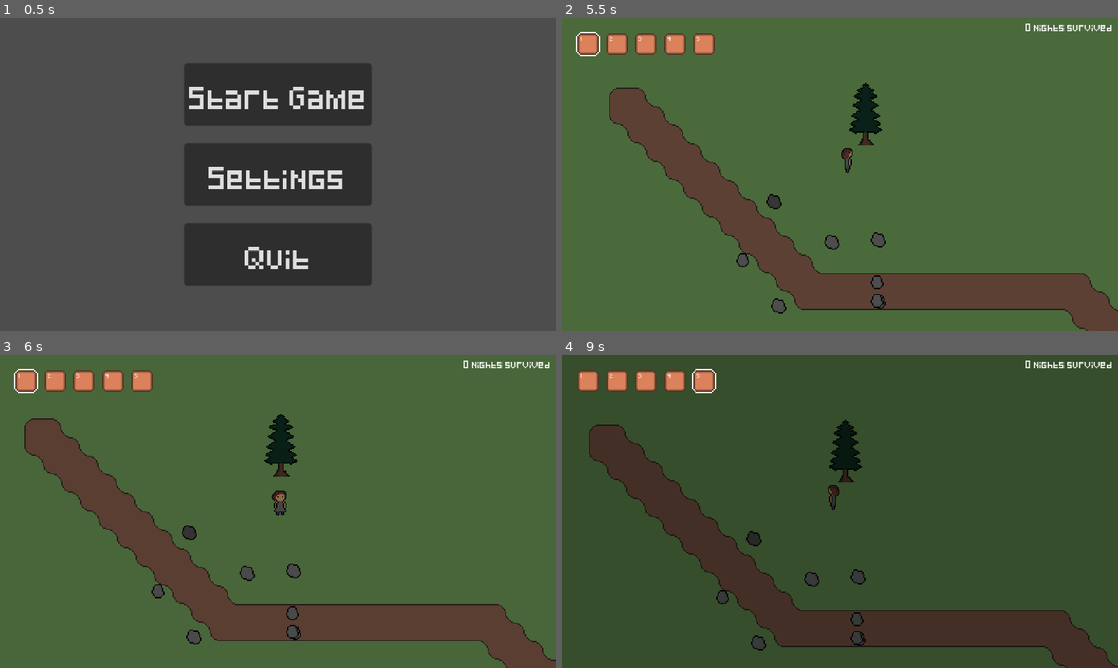
Above: before the commit, frames 1-4 (two rows, left to right).
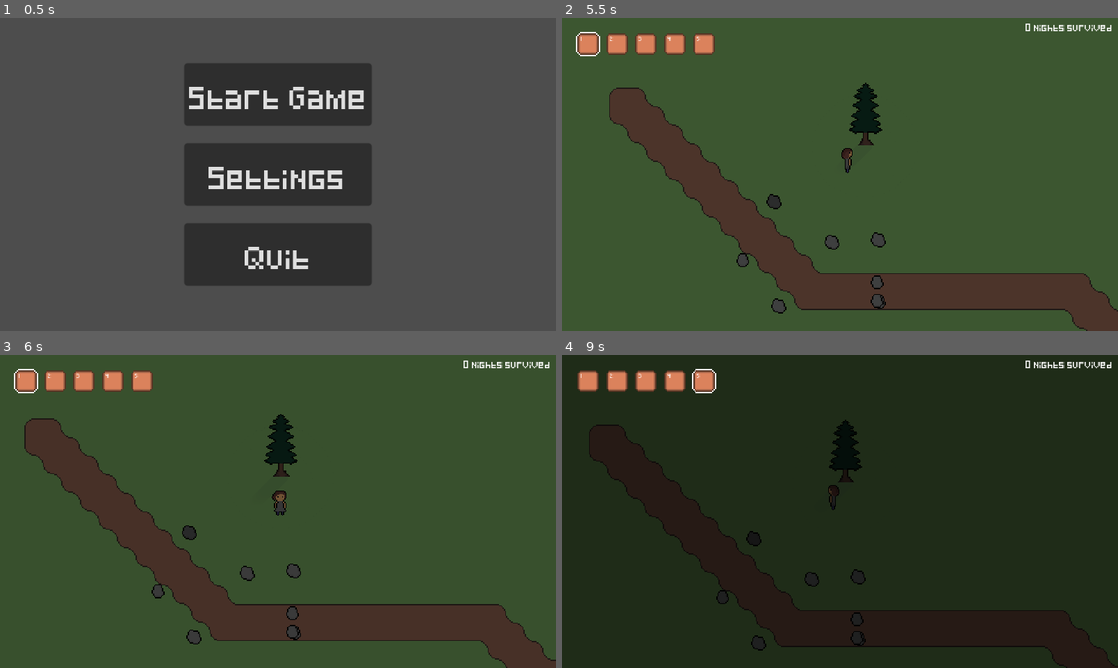
Above: after the commit, the same moments.

Repository: StormLight14/nightfall-mirror
Game: Godot game, scene res://ui/menus/main/main_menu.tscn
Two runs of this game, one before a commit and one after it. Both use one fixed random seed, a clock stepped at 60 frames per second and the inputs below.
Inputs (mouse positions are in pixels of both pictures, inside the frame that each line leads up to):
- Up to frame 1 (0.5 s): no input
- Up to frame 2 (5.5 s): click "Start Game" at 0.5 s; click "1" at 1.25 s; click "2" at 2 s; click "3" at 2.75 s; click "4" at 3.5 s; click "5" at 4.25 s; tap Enter at 5 s; move the mouse to (962, 158) at 5.02 s; hold D (right) from 5.03 s (still down); tap M (turn_night) at 5.1 s
- Up to frame 3 (6 s): move the mouse to (166, 527) at 5.77 s; release D (right) at 5.78 s; hold S (down) from 5.78 s (still down); tap 1 (hotbar1) at 5.85 s
- Up to frame 4 (9 s): tap M (turn_night) every 0.75 s from 6.05 to 8.3 s; move the mouse to (895, 442) at 6.52 s; release S (down) at 6.53 s; hold D (right) 6.53-7.28 s; tap 2 (hotbar2) at 6.6 s; move the mouse to (812, 574) at 7.27 s; hold W (up) 7.28-8.03 s; tap 3 (hotbar3) at 7.35 s; move the mouse to (1006, 558) at 8.02 s; hold A (left) from 8.03 s (still down); tap 4 (hotbar4) at 8.1 s; move the mouse to (673, 464) at 8.77 s; tap 5 (hotbar5) at 8.85 s

Frame 1 is identical in both runs. In frame 2, 0.2% of the frame differs, in the area x 45-64%, y 25-58%; in frame 3, 0.3%; in frame 4, 97%, in the area x 0-100%, y 0-100%.
Error in both runs: Invalid access to property or key '<null>' on a base object of type 'Array'. (res://ui/inventory/inventory_slot.gd:46)

Commit message:
add shadows; disappear at night

Diff:
--- a/globals/Signals.gd
+++ b/globals/Signals.gd
@@ -3,5 +3,8 @@
 signal language_changed
 signal inventory_updated
 signal changed_hotbar_selection
+signal night_started
 signal night_ended
+signal turning_day(time: float)
+signal turning_night(time: float)
 signal fade_completed(type: String) # "fade_in", "fade_out", "player_died"
--- a/scenes/main/island.gd
+++ b/scenes/main/island.gd
@@ -2,13 +2,12 @@
 
 var is_day = true
 
-# Called when the node enters the scene tree for the first time.
 func _ready() -> void:
 	%Grass.update_full_tileset()
 	%Path.update_full_tileset()
 	daytime()
-	%AnimationPlayer.speed_scale = 10 # for testing night
-	%AnimationPlayer.play("turn_night")
+	%AnimationPlayer.speed_scale = 15 # for testing night cycle
+	_on_day_timer_timeout() # to turn night instantly
 
 func _process(_delta) -> void:
 	if Input.is_action_just_pressed("turn_day"):
@@ -45,6 +44,7 @@
 	elif anim_name == "turn_night":
 		%NightTimer.start() # night ends when this timer finishes
 		is_day = false
+		Signals.night_started.emit()
 		handle_creature_spawns()
 
 func _on_night_timer_timeout() -> void:
@@ -52,6 +52,8 @@
 	Player.nights_survived += 1
 	Signals.night_ended.emit()
 	%AnimationPlayer.play("turn_day")
+	Signals.turning_day.emit(%AnimationPlayer.current_animation_length / %AnimationPlayer.speed_scale)
 
 func _on_day_timer_timeout() -> void:
 	%AnimationPlayer.play("turn_night")
+	Signals.turning_night.emit(%AnimationPlayer.current_animation_length / %AnimationPlayer.speed_scale)
--- a/scenes/main/island.tscn
+++ b/scenes/main/island.tscn
@@ -285,12 +285,12 @@
 
 [node name="LevelLighting" type="CanvasModulate" parent="."]
 unique_name_in_owner = true
-color = Color(0.501961, 0.501961, 0.501961, 1)
+color = Color(0, 0, 0, 1)
 
 [node name="Sun" type="DirectionalLight2D" parent="."]
 unique_name_in_owner = true
 rotation = -0.897099
-energy = 0.5
+energy = 0.0
 shadow_filter = 1
 
 [node name="Tilesets" type="Node2D" parent="."]
@@ -320,9 +320,6 @@
 unique_name_in_owner = true
 position = Vector2(7, 11)
 
-[node name="NightLight" parent="Objects/Player" index="0"]
-energy = 0.0
-
 [node name="Hotbar" parent="Objects/Player/GameUI" index="1"]
 offset_left = 0.0
 offset_top = 0.0
--- a/scenes/objects/trees/tree.tscn
+++ b/scenes/objects/trees/tree.tscn
@@ -21,11 +21,9 @@
 shape = SubResource("CapsuleShape2D_3g54j")
 
 [node name="LightOccluder2D" type="LightOccluder2D" parent="."]
-visible = false
 position = Vector2(1, -4)
 occluder = SubResource("OccluderPolygon2D_s3hyw")
 
 [node name="Shadows" parent="." instance=ExtResource("2_q3wyo")]
-visible = false
 light_mask = 0
 visibility_layer = 16
--- a/shaders/shadows.gd
+++ b/shaders/shadows.gd
@@ -1,5 +1,20 @@
 extends Polygon2D
 
-func _ready():
-	#material.get_material()
-	pass
+func _ready() -> void:
+	Signals.turning_day.connect(turning_day)
+	Signals.turning_night.connect(turning_night)
+
+func turning_day(time: float) -> void:
+	$AnimationPlayer.speed_scale = 1 / time
+	$AnimationPlayer.play("turning_day")
+	print("turning day anim")
+
+func turning_night(time: float) -> void:
+	$AnimationPlayer.speed_scale = 1 / time
+	print($AnimationPlayer.speed_scale)
+	$AnimationPlayer.play("turning_night")
+	print("turning night anim")
+
+
+func _on_animation_player_animation_finished(anim_name: StringName) -> void:
+	print(anim_name + " finished.")
--- a/shaders/shadows.tscn
+++ b/shaders/shadows.tscn
@@ -11,12 +11,56 @@
 
 [sub_resource type="ShaderMaterial" id="ShaderMaterial_ifjts"]
 shader = ExtResource("1_42qyt")
-shader_parameter/color = Color(0, 0, 0.341176, 0.109804)
+shader_parameter/color = Color(0.0470588, 0.0431373, 0.160784, 0.109804)
 shader_parameter/angle = 268.831
 shader_parameter/max_dist = 30.0
 shader_parameter/gradientTexture = SubResource("GradientTexture2D_chn1i")
+
+[sub_resource type="Animation" id="Animation_ah1y7"]
+resource_name = "turning_day"
+step = 1.0
+tracks/0/type = "value"
+tracks/0/imported = false
+tracks/0/enabled = true
+tracks/0/path = NodePath(".:material:shader_parameter/color")
+tracks/0/interp = 1
+tracks/0/loop_wrap = true
+tracks/0/keys = {
+"times": PackedFloat32Array(0, 1),
+"transitions": PackedFloat32Array(1, 1),
+"update": 0,
+"values": [Color(0.0470588, 0.0431373, 0.160784, 0), Color(0.0470588, 0.0431373, 0.160784, 0.109804)]
+}
+
+[sub_resource type="Animation" id="Animation_u4h78"]
+resource_name = "turning_night"
+tracks/0/type = "value"
+tracks/0/imported = false
+tracks/0/enabled = true
+tracks/0/path = NodePath(".:material:shader_parameter/color")
+tracks/0/interp = 1
+tracks/0/loop_wrap = true
+tracks/0/keys = {
+"times": PackedFloat32Array(0, 1),
+"transitions": PackedFloat32Array(1, 1),
+"update": 0,
+"values": [Color(0.0470588, 0.0431373, 0.160784, 0.109804), Color(0.0470588, 0.0431373, 0.160784, 0)]
+}
+
+[sub_resource type="AnimationLibrary" id="AnimationLibrary_yt3dc"]
+_data = {
+"turning_day": SubResource("Animation_ah1y7"),
+"turning_night": SubResource("Animation_u4h78")
+}
 
 [node name="Shadows" type="Polygon2D"]
 material = SubResource("ShaderMaterial_ifjts")
 polygon = PackedVector2Array(192, -192, 192, 264, -189, 265, -189, -193)
 script = ExtResource("2_bw1mn")
+
+[node name="AnimationPlayer" type="AnimationPlayer" parent="."]
+libraries = {
+"": SubResource("AnimationLibrary_yt3dc")
+}
+
+[connection signal="animation_finished" from="AnimationPlayer" to="." method="_on_animation_player_animation_finished"]
Not shown: 1 places in shaders/shadows.tscn that only renumber resources
